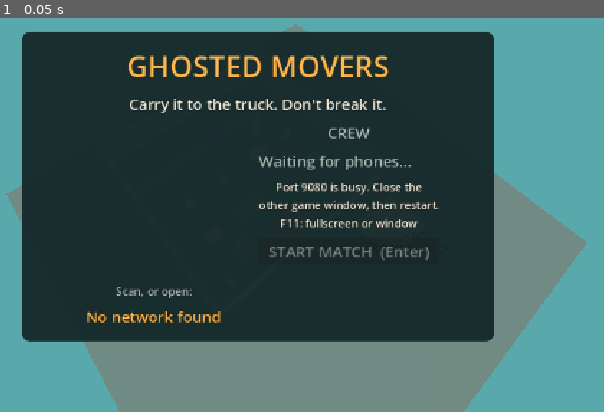
Above: before the commit, frame 1.
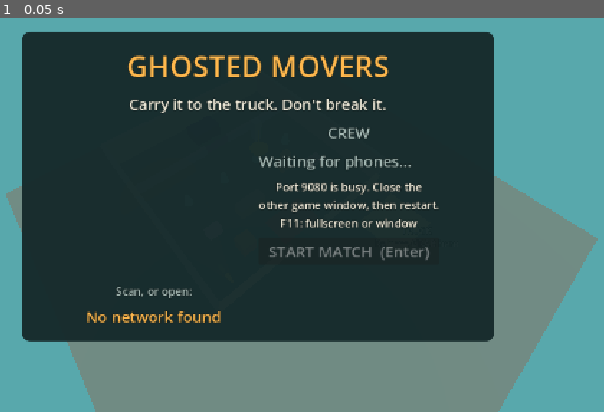
Above: after the commit, the same moment.

Repository: AtharvK-28/GameDevHack
Game: Godot game, scene res://Main.tscn
Two runs of this game, one before a commit and one after it. Both use one fixed random seed, a clock stepped at 60 frames per second and the inputs below.
Inputs:
- Up to frame 1 (0.05 s): no input

The runs differ from the first frame. In frame 1, 2.4% of the frame differs, in the area x 0-100%, y 1-100%.

Commit message:
Camera back to 55° down, keeping yaw −40°

Diff:
--- a/autoload/Balance.gd
+++ b/autoload/Balance.gd
@@ -26,7 +26,7 @@
 const SPAWN_SPACING: float = 2.5
 const CAMERA_DISTANCE: float = 21.0
 const CAMERA_TARGET := Vector3(0.0, 0.0, -3.0) # Centre of the greybox between the parlour and the truck.
-const CAMERA_ANGLE: float = 65.0 # Degrees down from horizontal.
+const CAMERA_ANGLE: float = 55.0 # Degrees down from horizontal.
 const CAMERA_YAW: float = -40.0 # Three-quarter view, degrees; negative looks in from the house's left.
 const CAMERA_MIN_DISTANCE: float = 12.0
 const CAMERA_MAX_DISTANCE: float = 26.0
Not shown, changed: DECISIONS.md
Not shown, changed: ghosted-movers-spec.md
